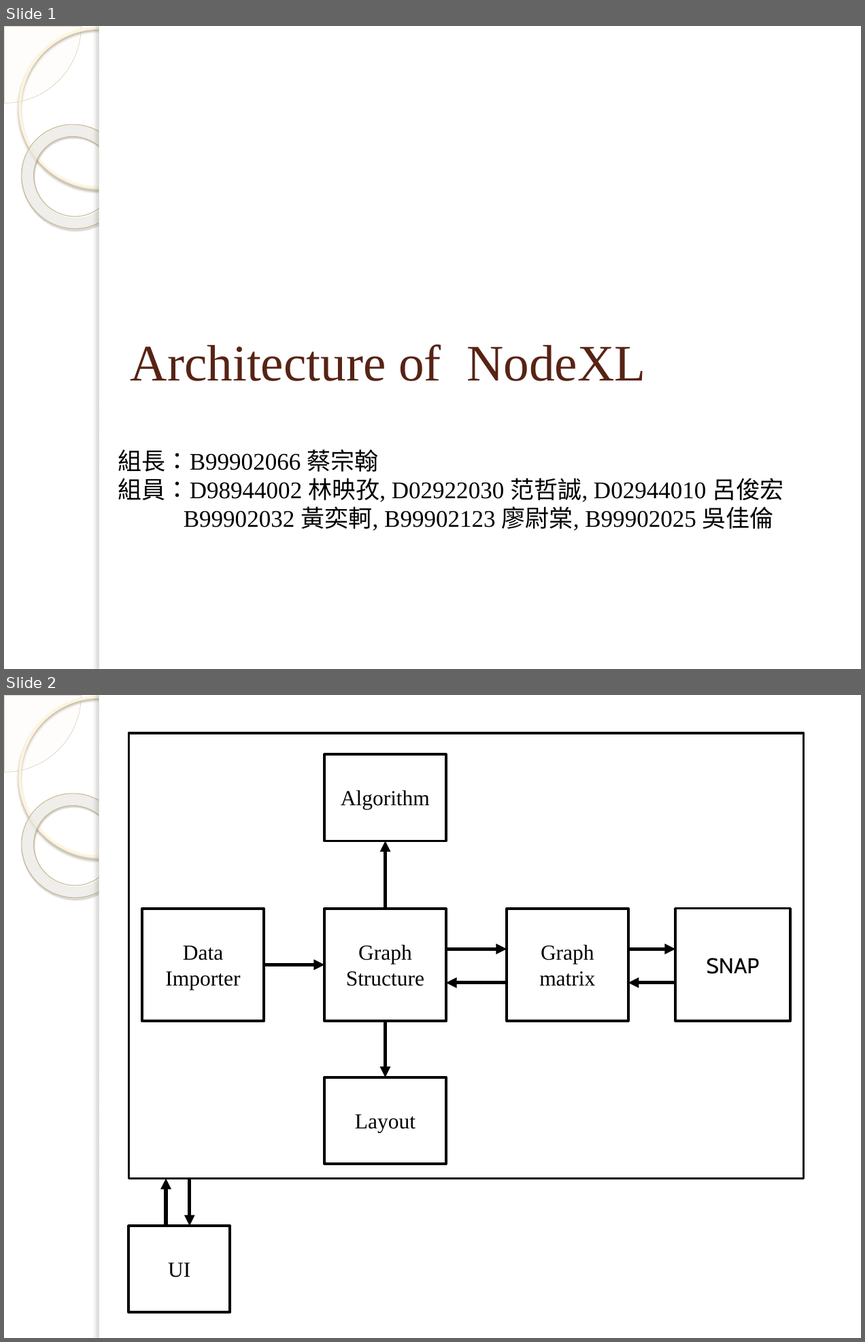
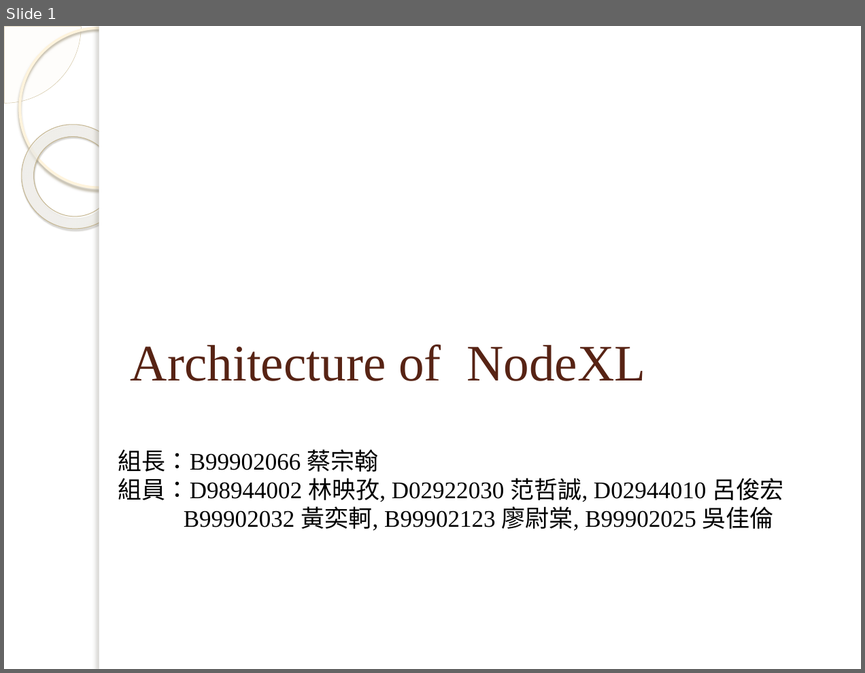
Before and after one commit to 2014-sed-team3/term-project, a slide deck: project/slides/NodeXL_system_architecture.pptx. Shown one above the other, each under a label of ours: slides 1 and 2 before the commit, slide 1 after it. The pictures are 865x1342 and 865x673 pixels, drawn with LibreOffice and Linux fonts; fonts in the diff are those of the drawing; background and template pictures are left out. Boxes give left, top, right and bottom in pixels: in the first picture for what was removed or moved away, otherwise in the second. Text is boxed around its words. In the diff, an @@ line names an element or a change of style, - is before the commit and + after.

```diff
--- a/project/slides/NodeXL_system_architecture.pptx
+++ b/project/slides/NodeXL_system_architecture.pptx
@@ slide 2 removed at box(4, 695, 861, 1338), background picture (left out); not listed: 5 template elements that a slide beside it also shows @@
@@ rectangle removed at box(129, 732, 804, 1178) @@
@@ rectangle removed at box(324, 754, 446, 841) @@
-Algorithm
@@ arrow removed from (385, 909) to (385, 841) @@
@@ rectangle removed at box(142, 909, 264, 1021) @@
-Data Importer
@@ rectangle removed at box(324, 909, 446, 1021) @@
-Graph
-Structure
@@ rectangle removed at box(507, 909, 629, 1021) @@
-Graph
-matrix
@@ rectangle removed at box(675, 909, 789, 1021) @@
-SNAP
@@ arrow removed from (446, 949) to (507, 949) @@
@@ arrow removed from (628, 949) to (675, 949) @@
@@ arrow removed from (264, 965) to (324, 965) @@
@@ arrow removed from (507, 983) to (446, 983) @@
@@ arrow removed from (675, 983) to (628, 983) @@
@@ arrow removed from (385, 1021) to (385, 1077) @@
@@ rectangle removed at box(324, 1077, 446, 1164) @@
-Layout
@@ arrow removed from (166, 1225) to (166, 1178) @@
@@ arrow removed from (190, 1178) to (190, 1225) @@
@@ rectangle removed at box(129, 1225, 230, 1312) @@
-UI
```
Also in this commit, not shown: 1 slide changed, 2 slides added.
